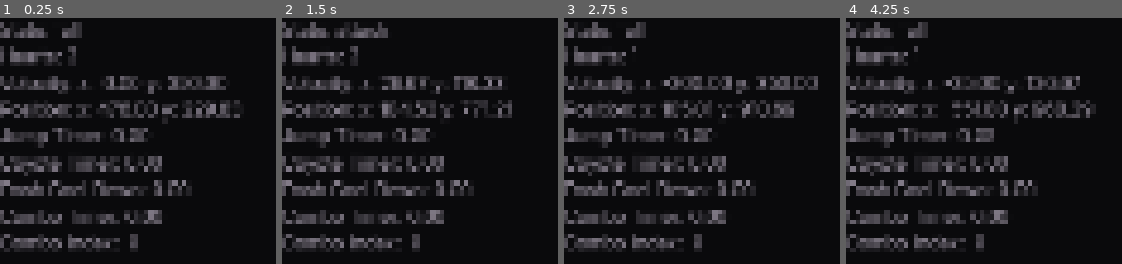
Above: before the commit, frames 1-4 (left to right).
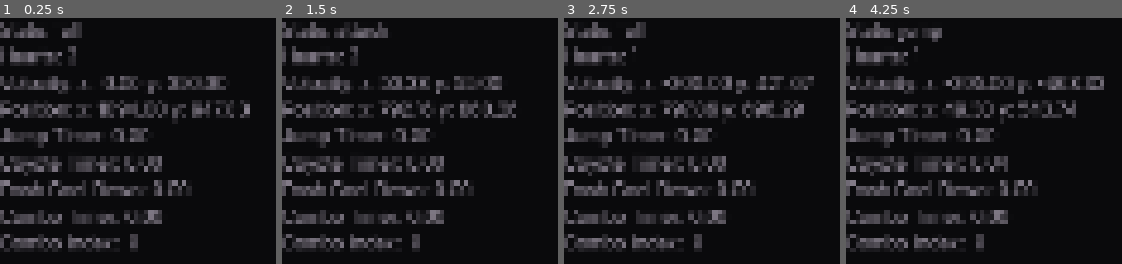
Above: after the commit, the same moments.

Repository: SinaMajdieh/boss-room
Game: Godot game, scene res://scenes/level.tscn
Same seed, same stepped clock (60 frames per second), same inputs: the game is played once before the commit and once after it.
Inputs (mouse positions are in pixels of both pictures, inside the frame that each line leads up to):
- Up to frame 1 (0.25 s): no input
- Up to frame 2 (1.5 s): move the mouse to (outside the picture) at 0.52 s; hold D (right) from 0.53 s (still down); right-click (outside the picture) at 0.6 s; tap Space (jump) at 0.77, 1.07 s; tap Right (attack) at 0.8, 1.35 s; move the mouse to (outside the picture) at 1.27 s
- Up to frame 3 (2.75 s): tap Space (jump) at 1.52, 1.82 s; click (outside the picture) at 1.55 s; move the mouse to (outside the picture) at 2.02 s; release D (right) at 2.03 s; hold A (left) from 2.03 s (still down); hold Space (jump) from 2.03 s (still down); click (outside the picture) at 2.1 s
- Up to frame 4 (4.25 s): move the mouse to (outside the picture) at 2.77 s; release A (left) at 2.78 s; release Space (jump) at 2.78 s; hold D (right) from 2.78 s (still down); tap Space (jump) at 2.85, 3.02, 3.32, 3.77, 4.07 s; right-click (outside the picture) at 3.05 s; move the mouse to (outside the picture) at 3.52 s; right-click (outside the picture) at 3.6 s; tap Right (attack) at 3.8 s

The runs differ from the first frame. In frame 1, 2.2% of the frame differs, in the area x 36-91%, y 33-44%; in frame 2, 2.8%; in frame 3, 2.9%; in frame 4, 5.1%, in the area x 18-94%, y 1-63%.

Commit message:
Improved hit box logic / collision switching New hurt state for the player Minor Improvements and Quality of life

Diff:
--- a/scenes/Boss.tscn
+++ b/scenes/Boss.tscn
@@ -2,7 +2,7 @@
 
 [ext_resource type="Script" uid="uid://dja4ry3jhx1ip" path="res://scripts/boss/boss.gd" id="1_6ig5k"]
 [ext_resource type="Script" uid="uid://r5ukbyok102l" path="res://scripts/boss/health.gd" id="1_eynm2"]
-[ext_resource type="Script" uid="uid://dla3v6qu2aw2" path="res://scripts/hitbox.gd" id="3_gw42l"]
+[ext_resource type="Script" uid="uid://duk1o6typ0tig" path="res://scripts/boss/hitbox.gd" id="3_jncid"]
 
 [sub_resource type="CapsuleShape2D" id="CapsuleShape2D_my2wn"]
 radius = 20.0
@@ -23,11 +23,10 @@
 max_health = 1400
 metadata/_custom_type_script = "uid://r5ukbyok102l"
 
-[node name="HitBox" type="Area2D" parent="." node_paths=PackedStringArray("health") groups=["enemy"]]
+[node name="HitBox" type="Area2D" parent="." node_paths=PackedStringArray("entity") groups=["enemy"]]
 collision_layer = 2
-collision_mask = 0
-script = ExtResource("3_gw42l")
-health = NodePath("../BossHealth")
+script = ExtResource("3_jncid")
+entity = NodePath("..")
 metadata/_custom_type_script = "uid://dla3v6qu2aw2"
 
 [node name="HitBoxShape" type="CollisionShape2D" parent="HitBox"]
--- a/scenes/level.tscn
+++ b/scenes/level.tscn
@@ -2,7 +2,7 @@
 
 [ext_resource type="PackedScene" uid="uid://e5nefeqvv66d" path="res://scenes/player.tscn" id="1_u52ul"]
 [ext_resource type="PackedScene" uid="uid://e0yemhp07eov" path="res://scenes/player_debug_menu.tscn" id="2_k5f4k"]
-[ext_resource type="PackedScene" uid="uid://kybtfskr8btj" path="res://scenes/Boss.tscn" id="3_w8frs"]
+[ext_resource type="PackedScene" uid="uid://kybtfskr8btj" path="res://scenes/boss.tscn" id="3_w8frs"]
 
 [sub_resource type="WorldBoundaryShape2D" id="WorldBoundaryShape2D_vonw3"]
 
@@ -12,7 +12,7 @@
 [node name="Level" type="Node2D"]
 
 [node name="Player" parent="." instance=ExtResource("1_u52ul")]
-position = Vector2(476, 189)
+position = Vector2(1094, 907)
 
 [node name="Floor" type="StaticBody2D" parent="."]
 position = Vector2(960, 1080)
--- a/scenes/player.tscn
+++ b/scenes/player.tscn
@@ -17,6 +17,7 @@
 [ext_resource type="Script" uid="uid://clwqpjdntciw1" path="res://scripts/player/timers/coyote.gd" id="9_ur7pv"]
 [ext_resource type="Script" uid="uid://co5piylw2y1u7" path="res://scripts/player/states/dead.gd" id="11_jej6c"]
 [ext_resource type="Script" uid="uid://bfh8p6strnncc" path="res://scripts/player/states/attack.gd" id="13_oprun"]
+[ext_resource type="Script" uid="uid://wcdeyv42a46g" path="res://scripts/player/states/hurt.gd" id="16_fulsm"]
 
 [sub_resource type="CapsuleShape2D" id="CapsuleShape2D_kpjcp"]
 height = 50.0
@@ -215,7 +216,8 @@
 [sub_resource type="CircleShape2D" id="CircleShape2D_a8ls1"]
 radius = 32.205048
 
-[node name="Player" type="CharacterBody2D" node_paths=PackedStringArray("movement", "health", "state_machine", "collision_controller", "attack_animation_player", "jump_timer", "coyote_timer", "combo_timer") groups=["player"]]
+[node name="Player" type="CharacterBody2D" node_paths=PackedStringArray("movement", "health", "state_machine", "collision_controller", "attack_animation_player", "jump_timer", "coyote_timer", "combo_timer", "hurt_timer") groups=["player"]]
+z_index = 1
 collision_mask = 5
 script = ExtResource("1_xhfnw")
 movement = NodePath("PlayerMovement")
@@ -226,6 +228,7 @@
 jump_timer = NodePath("Timers/JumpTimer")
 coyote_timer = NodePath("Timers/CoyoteTimer")
 combo_timer = NodePath("Timers/Combo")
+hurt_timer = NodePath("Timers/Hurt")
 
 [node name="DefaultCollision" type="CollisionShape2D" parent="."]
 shape = SubResource("CapsuleShape2D_kpjcp")
@@ -246,39 +249,30 @@
 disabled = true
 debug_color = Color(0.23921569, 0.12156863, 0.15686275, 1)
 
-[node name="HitBoxes" type="Node2D" parent="."]
-
-[node name="Default" type="Area2D" parent="HitBoxes"]
+[node name="HitBox" type="Area2D" parent="." node_paths=PackedStringArray("entity") groups=["player"]]
 collision_mask = 0
 script = ExtResource("2_qfm1y")
+entity = NodePath("..")
 metadata/_custom_type_script = "uid://dla3v6qu2aw2"
 
-[node name="Collision" type="CollisionShape2D" parent="HitBoxes/Default"]
+[node name="Collision" type="CollisionShape2D" parent="HitBox"]
 shape = SubResource("CapsuleShape2D_kpjcp")
-debug_color = Color(0.23921569, 0.12156863, 0.15686275, 1)
-
-[node name="Dash" type="Area2D" parent="HitBoxes"]
-script = ExtResource("2_qfm1y")
-metadata/_custom_type_script = "uid://dla3v6qu2aw2"
-
-[node name="Dash" type="CollisionShape2D" parent="HitBoxes/Dash"]
+debug_color = Color(0.23824668, 0.00047553182, 0.3748404, 1)
+
+[node name="Dash" type="CollisionShape2D" parent="HitBox"]
 visible = false
 position = Vector2(0, 10)
 shape = SubResource("CapsuleShape2D_y4r1p")
 disabled = true
-debug_color = Color(0.23921569, 0.12156863, 0.15686275, 1)
-
-[node name="Dead" type="Area2D" parent="HitBoxes"]
-script = ExtResource("2_qfm1y")
-metadata/_custom_type_script = "uid://dla3v6qu2aw2"
-
-[node name="Dead" type="CollisionShape2D" parent="HitBoxes/Dead"]
+debug_color = Color(0.23824668, 0.00047553182, 0.3748404, 1)
+
+[node name="Dead" type="CollisionShape2D" parent="HitBox"]
 visible = false
 position = Vector2(0, 15)
 rotation = 1.5707964
 shape = SubResource("CapsuleShape2D_jej6c")
 disabled = true
-debug_color = Color(0.23921569, 0.12156863, 0.15686275, 1)
+debug_color = Color(0.23824668, 0.00047553182, 0.3748404, 1)
 
 [node name="Attacks" type="Node2D" parent="."]
 
@@ -355,9 +349,9 @@
 2: NodePath("../DeadCollision")
 }
 hit_boxes = {
-0: NodePath("../HitBoxes/Default"),
-1: NodePath("../HitBoxes/Dash"),
-2: NodePath("../HitBoxes/Dead")
+0: NodePath("../HitBox/Collision"),
+1: NodePath("../HitBox/Dash"),
+2: NodePath("../HitBox/Dead")
 }
 metadata/_custom_type_script = "uid://dd03qhd78hq3d"
 
@@ -415,6 +409,11 @@
 player = NodePath("../..")
 metadata/_custom_type_script = "uid://dg6fyq3asbqgo"
 
+[node name="Hurt" type="Node" parent="StateMachine" node_paths=PackedStringArray("player")]
+script = ExtResource("16_fulsm")
+player = NodePath("../..")
+metadata/_custom_type_script = "uid://dg6fyq3asbqgo"
+
 [node name="Timers" type="Node" parent="."]
 
 [node name="JumpTimer" type="Timer" parent="Timers"]
@@ -439,5 +438,9 @@
 [node name="Combo" type="Timer" parent="Timers"]
 one_shot = true
 
+[node name="Hurt" type="Timer" parent="Timers"]
+wait_time = 0.1
+one_shot = true
+
 [connection signal="timeout" from="Timers/DashTimer" to="StateMachine/Dash" method="_on_dash_timer_timeout"]
 [connection signal="timeout" from="Timers/Combo" to="StateMachine/Attack" method="_on_combo_timer_timeout"]
--- a/scripts/boss/boss.gd
+++ b/scripts/boss/boss.gd
@@ -13,5 +13,8 @@
 		velocity.y += gravity_down * delta
 	move_and_slide()
 
+func hurt(amount: Variant) -> void:
+	health.hurt(amount)
+
 func health_changed(new_health: float) -> void:
 	print("Now I only have %2.2f/%2.2f!" % [new_health, health.max_health])
--- /dev/null
+++ b/scripts/boss/hitbox.gd
@@ -0,0 +1,25 @@
+extends BaseHitBox
+
+@export var player_phase_through: bool = false:
+    set = set_player_phase_through
+
+
+@export var damage_points: float = 1
+@export var knock_back: float = 800.0
+
+func _ready() -> void:
+    set_player_phase_through(player_phase_through)
+func _on_area_entered(area: Area2D) -> void:
+    if not area:
+        return
+    if not area.is_in_group("player"):
+        return
+    if area.has_method("hurt"):
+        area.hurt(damage_points, knock_back)
+
+func set_player_phase_through(can_phase: bool) -> void:
+    player_phase_through = can_phase
+    if not can_phase and not area_entered.is_connected(_on_area_entered):
+        area_entered.connect(_on_area_entered)
+    if can_phase and area_entered.is_connected(_on_area_entered):
+        area_entered.disconnect(_on_area_entered)
--- a/scripts/health.gd
+++ b/scripts/health.gd
@@ -22,6 +22,9 @@
 func died() -> void:
     health_depleted.emit()
 
+func is_depleted() -> bool:
+    return current_health <= 0.0
+
 func set_health(value: Variant) -> void:
     current_health = value
     health_changed.emit(current_health)
--- a/scripts/hitbox.gd
+++ b/scripts/hitbox.gd
@@ -1,17 +1,20 @@
 extends Area2D
 class_name BaseHitBox
 
-@export var health: BaseHealth
+@export var entity: Node
 
-func hurt(amount: Variant) -> void:
-    if not health:
+func hurt(amount: Variant, knock_back: float = 0.0) -> void:
+    if not entity:
+        push_warning("No health component")
         return
-    health.hurt(amount)
+    entity.hurt(amount, knock_back)
 
 func disable() -> void:
     monitoring = false
+    monitorable = false
     visible = false
 
 func enable() -> void:
     monitoring = true
+    monitorable = true
     visible = true
--- a/scripts/player/collision.gd
+++ b/scripts/player/collision.gd
@@ -4,36 +4,43 @@
 enum State {DEFAULT, DASH, DEAD}
 
 @export var collisions: Dictionary[State, CollisionShape2D]
-@export var hit_boxes: Dictionary [State, BaseHitBox]
+@export var hit_boxes: Dictionary [State, CollisionShape2D]
 @export var current_state : State = State.DEFAULT
 
+func _ready() -> void:
+	switch(current_state)
+
 func switch(state: State) -> void:
-    _switch_collision(state)
-    _switch_hit_box(state)
-    current_state = state
+	_switch_collision(state)
+	_switch_hit_box(state)
+	current_state = state
 
 func _switch_collision(state: State) -> void:
-    var new_collision: CollisionShape2D = collisions.get(state)
-    var current_collision: CollisionShape2D = collisions.get(current_state)
-    if not new_collision or current_state == state:
-        return
-    if current_collision:
-        _disable_collision(current_collision)
-    _enable_collision(new_collision)
+	var new_collision: CollisionShape2D = collisions.get(state)
+	var current_collision: CollisionShape2D = collisions.get(current_state)
+
+	if not new_collision or current_state == state:
+		return
+	call_deferred("_enable_collision", new_collision)
+	await get_tree().process_frame
+	if current_collision:
+		call_deferred("_disable_collision", current_collision)
 
 func _switch_hit_box(state: State) -> void:
-    var new_hit_box: BaseHitBox = hit_boxes.get(state)
-    var current_hit_box: BaseHitBox = hit_boxes.get(current_state)
-    if not new_hit_box or current_state == state:
-        return
-    if current_hit_box:
-        current_hit_box.disable()
-    new_hit_box.enable()
+	var new_hit_box: CollisionShape2D = hit_boxes.get(state)
+	var current_hit_box: CollisionShape2D = hit_boxes.get(current_state)
+
+	if not new_hit_box or current_state == state:
+		return
+	call_deferred("_enable_collision", new_hit_box)
+	await get_tree().process_frame
+	if current_hit_box:
+		call_deferred("_disable_collision", current_hit_box)
 
 func _disable_collision(collision: CollisionShape2D) -> void:
-    collision.disabled = true
-    collision.visible = false
+	collision.disabled = true
+	collision.visible = false
 
 func _enable_collision(collision: CollisionShape2D) -> void:
-    collision.disabled = false
-    collision.visible = true
+	collision.disabled = false
+	collision.visible = true
--- a/scripts/player/player.gd
+++ b/scripts/player/player.gd
@@ -12,6 +12,7 @@
 @export var jump_timer: Timer
 @export var coyote_timer: Timer
 @export var combo_timer: Timer
+@export var hurt_timer: Timer
 
 func _ready() -> void:
 	health.health_depleted.connect(die)
@@ -28,5 +29,19 @@
 func get_state() -> String:
 	return state_machine.get_current_state()
 
+func can_take_damage() -> bool:
+	if not hurt_timer.is_stopped():
+		return false
+	return true
+
+func hurt(amount: Variant, knock_back: float = 800) -> void:
+	if not can_take_damage():
+		return
+	state_machine.get_node_state("hurt").set_attributes(amount, knock_back)
+	state_machine.transition(state_machine.current_state_name, "hurt")
+
 func die() -> void:
 	state_machine.transition(state_machine.current_state_name, "dead")
+
+func is_dead() -> bool:
+	return health.is_depleted()
--- /dev/null
+++ b/scripts/player/states/hurt.gd
@@ -0,0 +1,17 @@
+extends PlayerState
+
+var damage: Variant = 1
+var knock_back: float = 0.0
+
+func set_attributes(damage_: Variant = 1, knock_back_: float = 0.0) -> void:
+	damage = damage_
+	knock_back = knock_back_
+
+func enter(_previous_state: String) -> void:
+	player.hurt_timer.start()
+	player.movement.apply_knock_back(knock_back)
+	player.health.hurt(damage)
+	transition_to("idle")
+
+func can_transition() -> bool:
+	return player.can_take_damage()
--- a/scripts/state_machine/state_machine.gd
+++ b/scripts/state_machine/state_machine.gd
@@ -29,9 +29,9 @@
 func set_state(state: NodeState) -> void:
 	if not state:
 		return
-	state.enter(current_state_name)
 	current_state = state
 	current_state_name = state.name.to_lower()
+	state.enter(current_state_name)
 	state_changed.emit(current_state_name)
 
 func add_states(node: Node = self) -> void:
@@ -43,6 +43,7 @@
 func transition(from_state_name: String, to_state_name: String) -> void:
 	to_state_name = to_state_name.to_lower()
 	from_state_name = from_state_name.to_lower()
+	print("transition request from %s to %s (current: %s)" % [from_state_name, to_state_name, current_state_name])
 
 	if current_state_name != from_state_name:
 		return
Not shown: 1 places in scenes/player.tscn that only renumber resources
Not shown, added: scripts/boss/hitbox.gd.uid
Not shown, added: scripts/player/states/hurt.gd.uid
